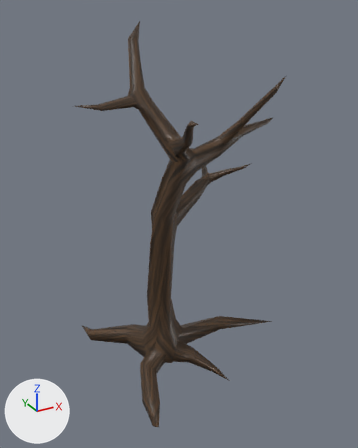
Before and after pictures for a commit that changed the COLLADA model models/broad_leaved_tree/broad_leaved_tree_trunk.dae.
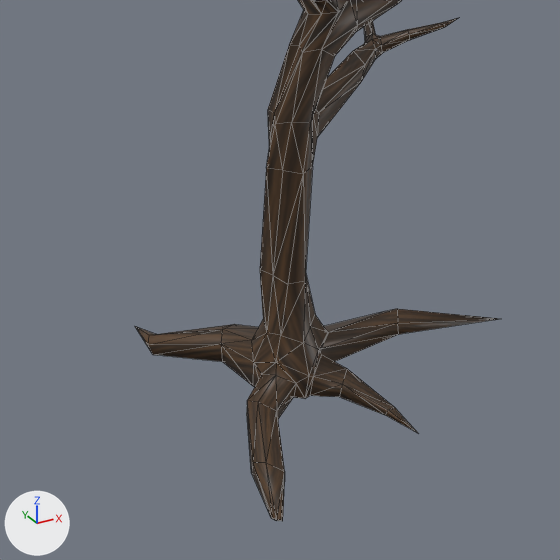
Each version is shown whole from a 50 mm camera at (-2.16, -4.02, 3.71) aimed at (0.17, 0.21, 1.59), then close up on the part from 3% to 85% of the width and 34% to 100% of the height. Every picture has the same lights, and +X, +Y and +Z are marked at lower left. The close-ups show mesh edges as thin lines.

Script lines for the objects in view, before the commit:
```python
me_plane_002 = bpy.data.meshes.new('Plane.002')
me_plane_002.from_pydata(...)  # 293 vertices, 582 faces; spans x -0.87..1.51, y -0.77..1.19, z -0.03..3.57
me_plane_002.materials.append(mat_bark)  # picture img_bark_diffuse_png
ob_tree_001_003 = bpy.data.objects.new('Tree_001_003', me_plane_002)
ob_tree_001_003.location = (0.0, 0.0, 0.0)
```
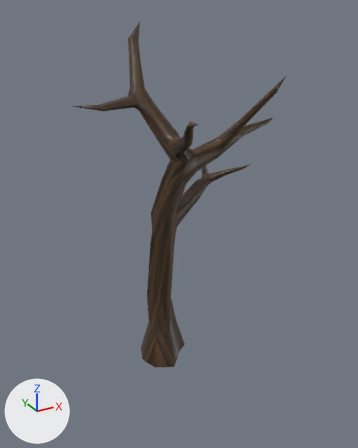
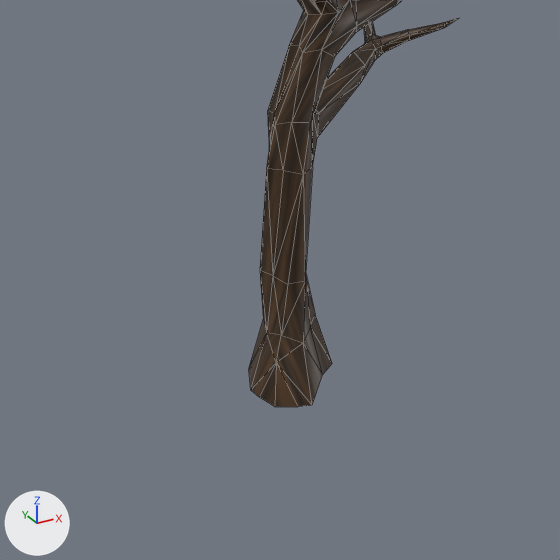
The newer file is also rescaled (x2.544) as a whole; pictures and numbers use the older file's frame.

Location of each change, (x1, y1, x2, y2) in pixels of the close-ups (560 x 560 px):
'Tree_001_003', reshaped
    before: (135, 0, 498, 521)
    after: (249, 0, 458, 407)
part 1 of me_plane_002, cut back
    before: (135, 309, 498, 521)
    after: (249, 315, 332, 407)

What the commit changed:
me_plane_002 is used by ob_tree_001_003; location (0.0, 0.0, 0.0).
me_plane_002 had 293 vertices, 582 faces and spanned x -0.87..1.51, y -0.77..1.19, z -0.03..3.57.
me_plane_002 now has 224 vertices, 436 faces and spans x -0.87..1.39, y -0.71..1.12, z -0.03..3.57.
Part 1, on me_plane_002:
79 vertices are removed from x -0.72..1.51, y -0.77..1.19, z -0.03..0.22.
164 faces are deleted.
10 vertices are added at x -0.29..0.27, y -0.05..0.54, z -0.03.
18 new faces join them.
